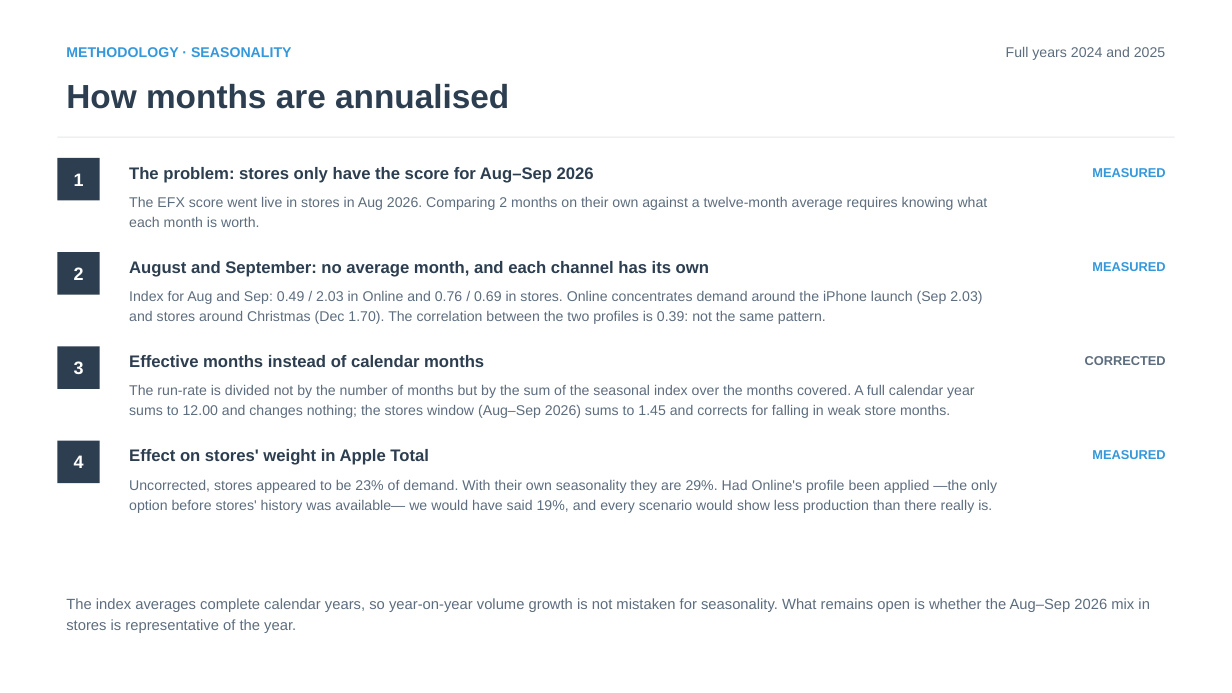
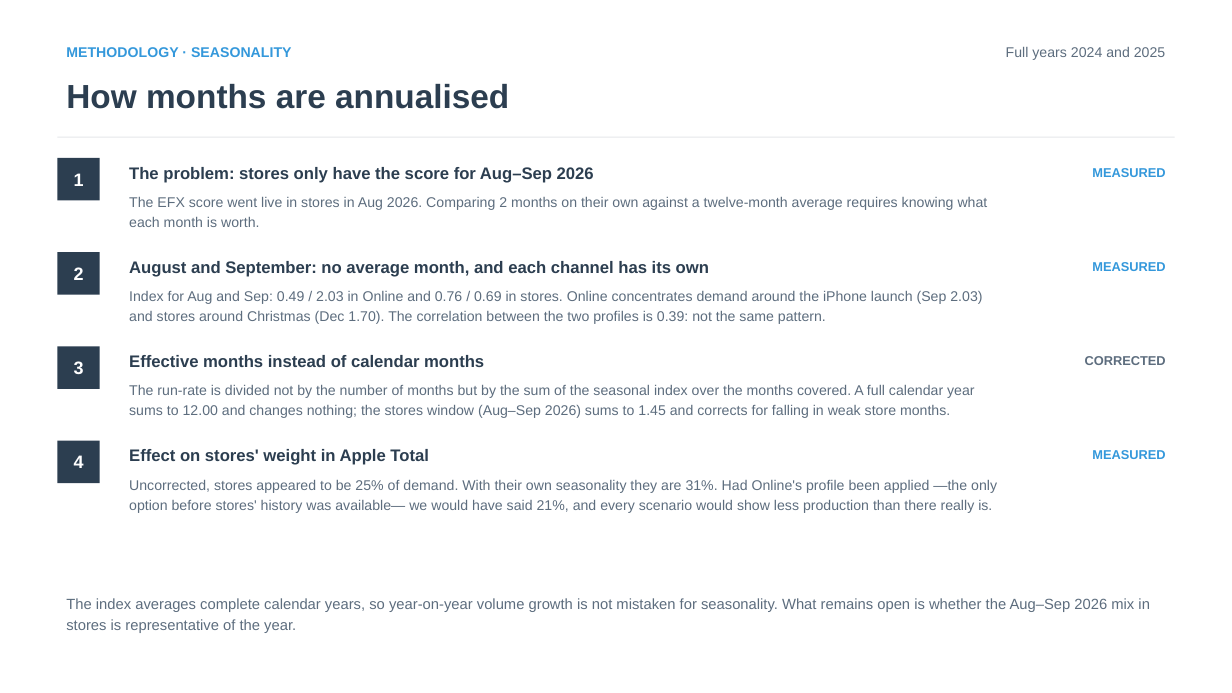
Before and after one commit to iocariz/scoring_tools, a slide deck: slide 11 of output/apple_deck/Apple_EFX_Study.pptx. Drawn at 1232x693 pixels with LibreOffice and Linux fonts; fonts in the diff are those of the drawing. Boxes give left, top, right and bottom in pixels: in the first picture for what was removed or moved away, otherwise in the second. Text is boxed around its words. In the diff, an @@ line names an element or a change of style, - is before the commit and + after.

```diff
--- a/output/apple_deck/Apple_EFX_Study.pptx
+++ b/output/apple_deck/Apple_EFX_Study.pptx
@@ text at box(129, 480, 997, 513): text changed @@
-Uncorrected, stores appeared to be 23% of demand. With their own seasonality they are 29%. Had Online's profile been applied —the only option before stores' history was available— we would have said 19%, and every scenario would show less production than there really is.
+Uncorrected, stores appeared to be 25% of demand. With their own seasonality they are 31%. Had Online's profile been applied —the only option before stores' history was available— we would have said 21%, and every scenario would show less production than there really is.
```
Also in this commit, not shown: 11 other slides changed, 6 other files.
